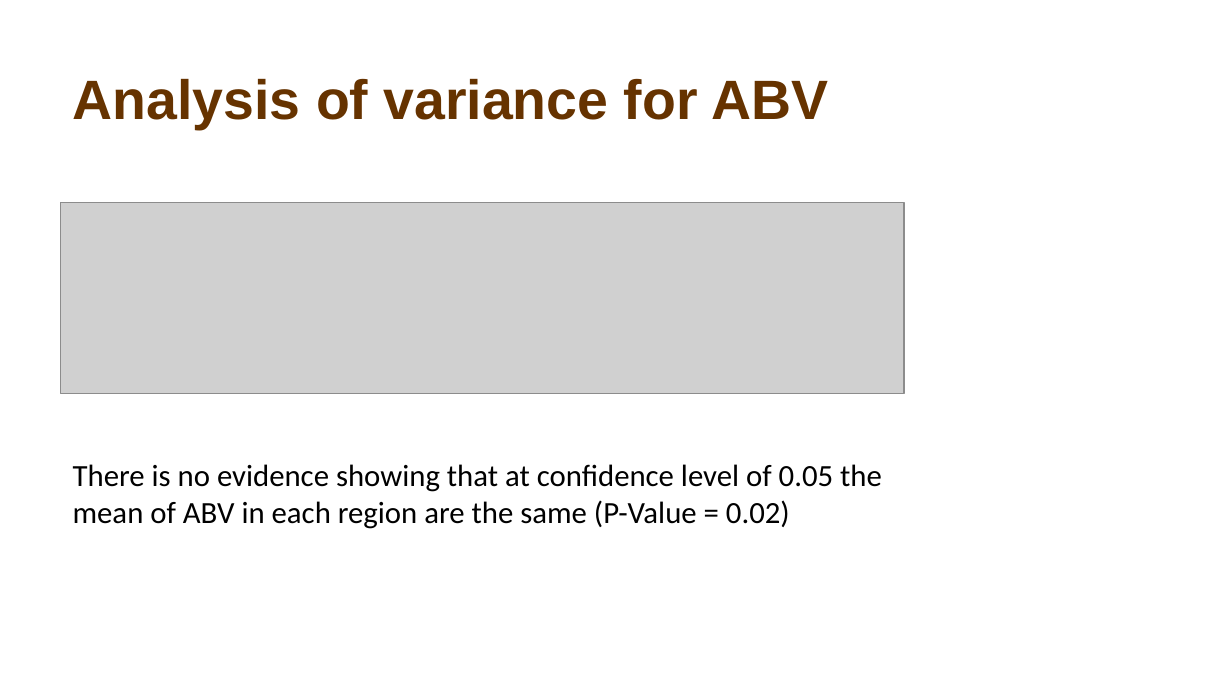
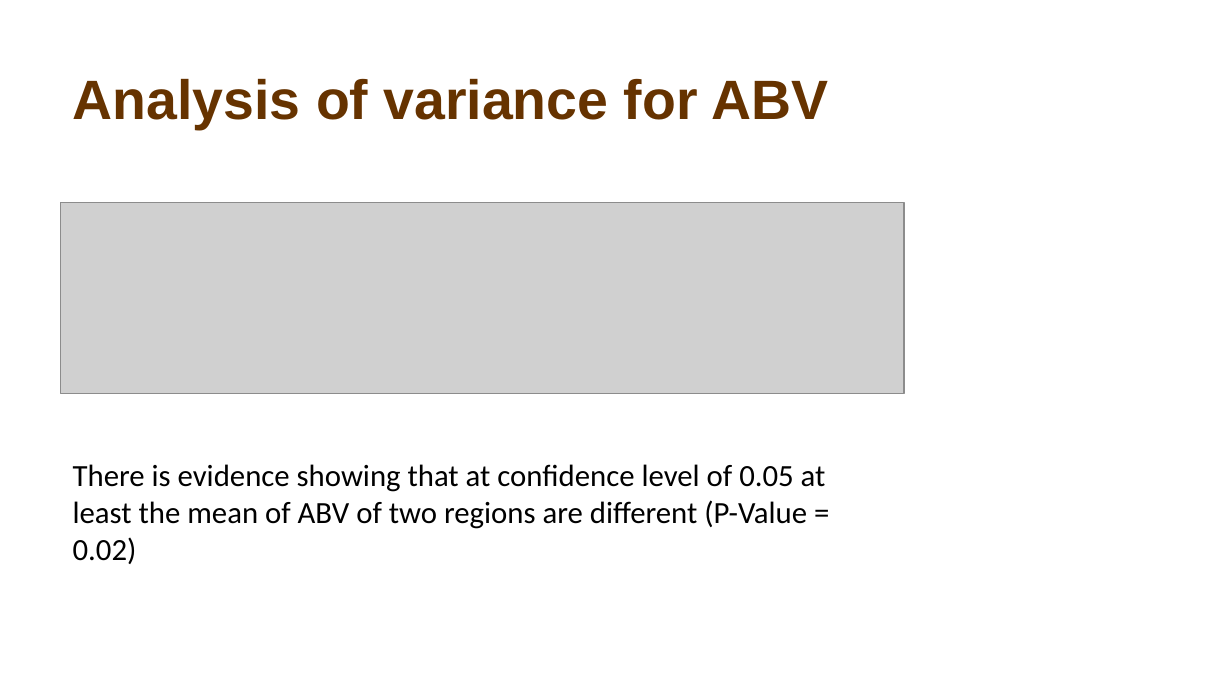
Before and after one commit to atiakor0/Beer_Study, a slide deck: slide 17 of Beer Study.pptx. Drawn at 1232x693 pixels with LibreOffice and Linux fonts; fonts in the diff are those of the drawing; grey boxes stand for pictures; background and template pictures are left out. Boxes give left, top, right and bottom in pixels: in the first picture for what was removed or moved away, otherwise in the second. Text is boxed around its words. In the diff, an @@ line names an element or a change of style, - is before the commit and + after.

```diff
--- a/Beer Study.pptx
+++ b/Beer Study.pptx
@@ text at (73, 464, 826, 564): text changed @@
-There is no evidence showing that at confidence level of 0.05 the mean of ABV in each region are the same (P-Value = 0.02)
+There is evidence showing that at confidence level of 0.05 at least the mean of ABV of two regions are different (P-Value = 0.02)
```
Also in this commit, not shown: 3 other slides changed.
